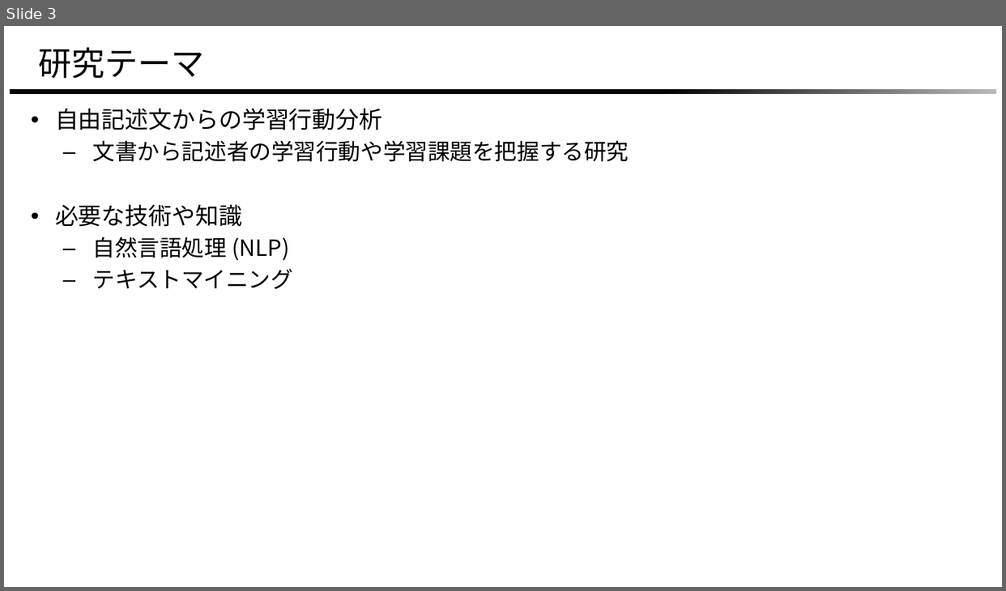
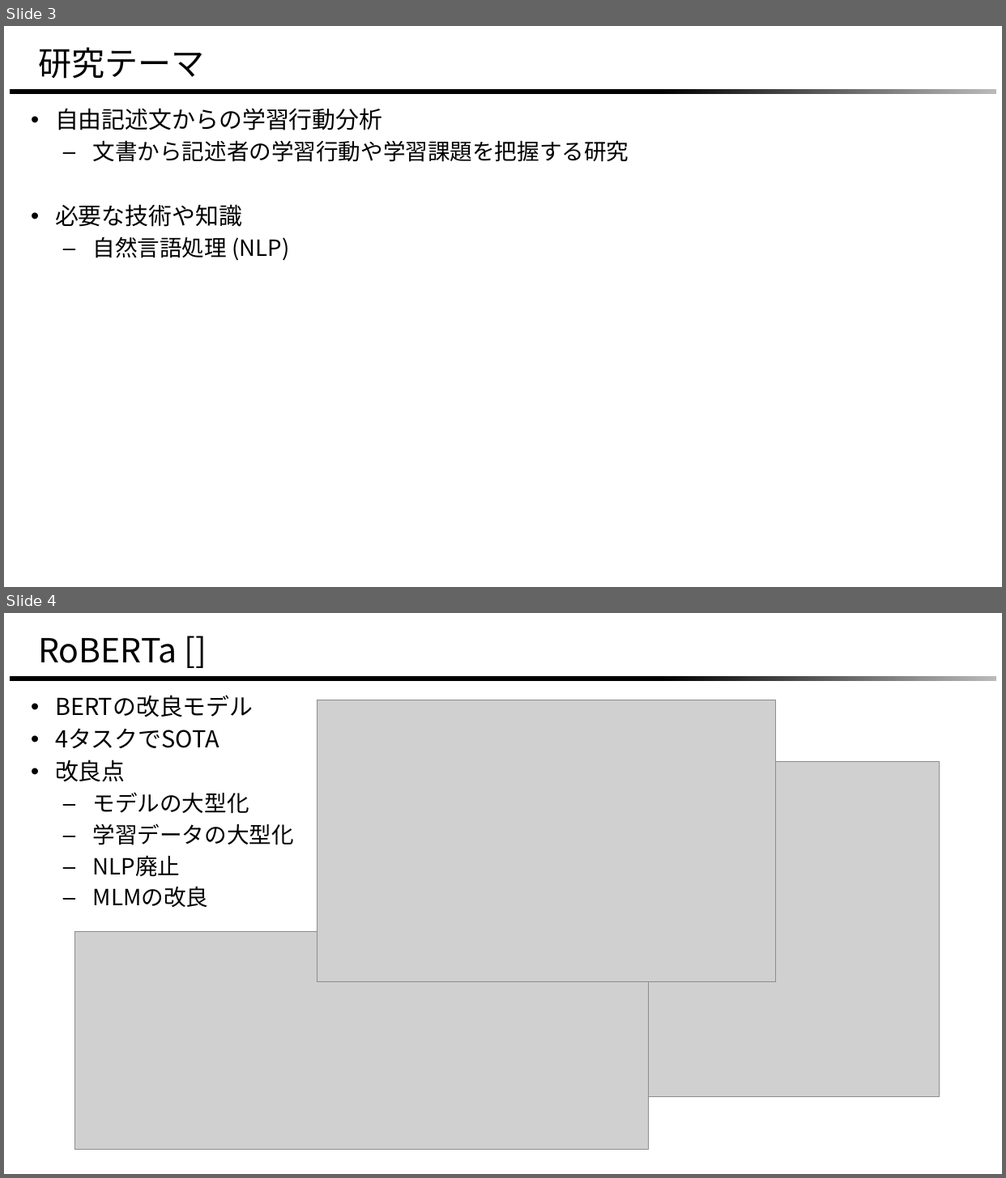
Before and after one commit to masa1357/research, a slide deck: 2023/meeting/0429meeting/0429meeting.pptx. Shown one above the other, each under a label of ours: slide 3 before the commit, slides 3 and 4 after it. The pictures are 1006x591 and 1006x1178 pixels, drawn with LibreOffice and Linux fonts; fonts in the diff are those of the drawing; grey boxes stand for pictures; background and template pictures are left out. Boxes give left, top, right and bottom in pixels: in the first picture for what was removed or moved away, otherwise in the second. Text is boxed around its words. In the diff, an @@ line names an element or a change of style, - is before the commit and + after.

```diff
--- a/2023/meeting/0429meeting/0429meeting.pptx
+++ b/2023/meeting/0429meeting/0429meeting.pptx
@@ slide 4 added at (x1=4, y1=613, x2=1002, y2=1174), background #FFFFFF; not listed: 1 template element that a slide beside it also shows @@
@@ title added at (x1=38, y1=638, x2=177, y2=663), 64 pt, text #000000 @@
+RoBERTa []
@@ text added at (x1=55, y1=695, x2=294, y2=907), 43 pt, text #000000 @@
+• BERTの改良モデル
+• 4タスクでSOTA
+• 改良点
+  – モデルの大型化
+  – 学習データの大型化
+  – NLP廃止
+  – MLMの改良
@@ picture added at (x1=317, y1=700, x2=775, y2=982) @@
@@ picture added at (x1=393, y1=761, x2=939, y2=1097) @@
@@ picture added at (x1=74, y1=931, x2=648, y2=1149) @@
@@ slide 3 changed as well @@
@@ text at (x1=93, y1=269, x2=293, y2=289): paragraph removed @@
-  – テキストマイニング
```
Also in this commit, not shown: 3 other slides changed, 6 other slides added, 3 slides removed, 5 other files.
